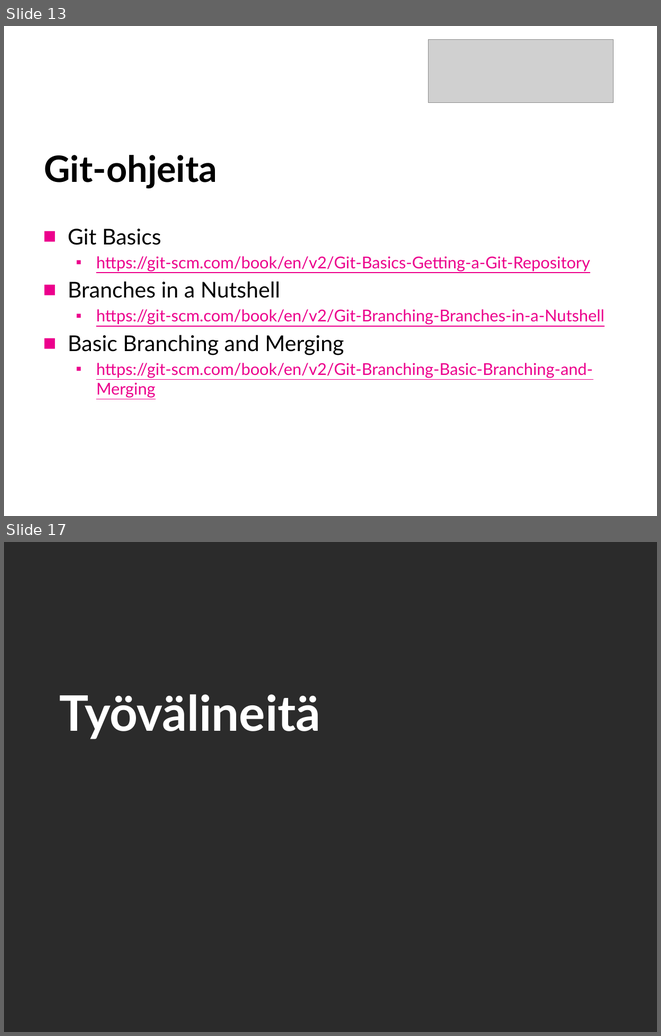
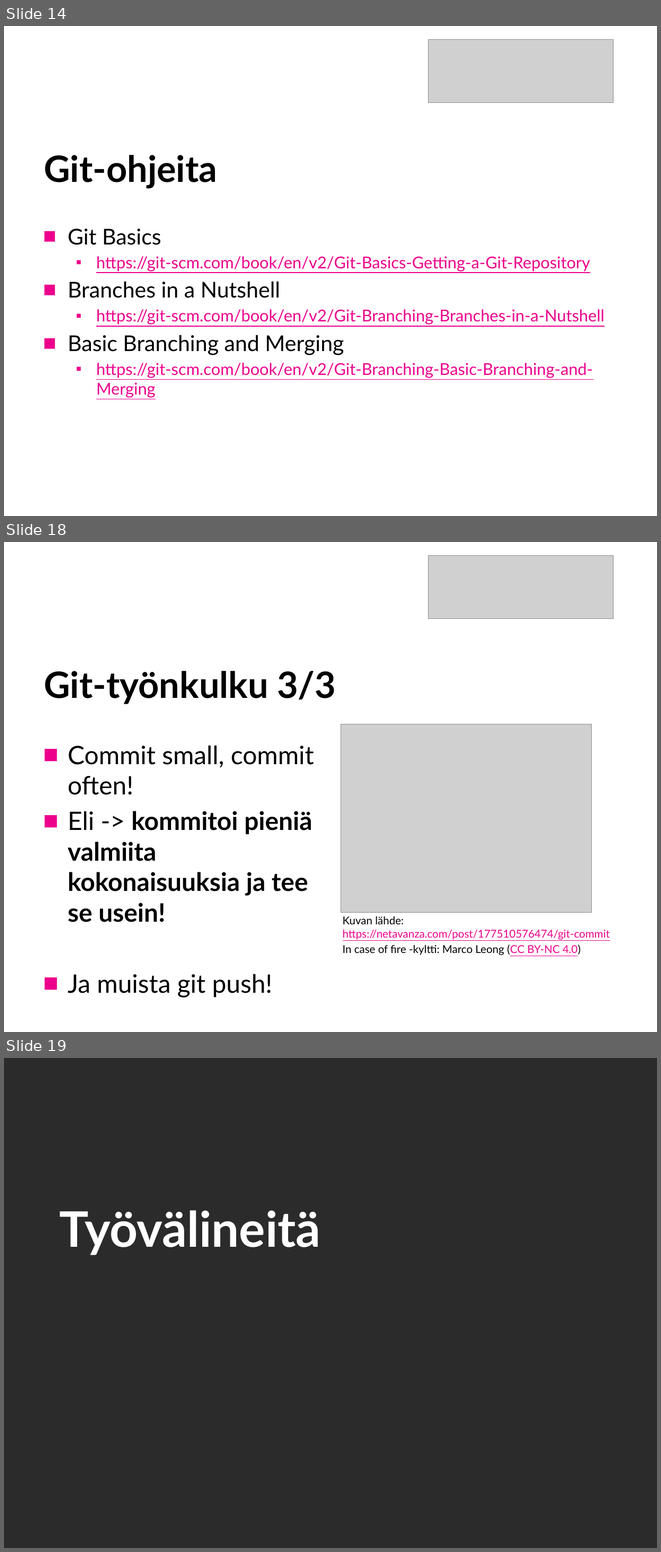
Before and after one commit to SavoniaUAS/versioncontrol, a slide deck: versionhallinta.pptx. Shown one above the other, each under a label of ours: slides 13 and 17 before the commit, slides 14, 18 and 19 after it; the slides between them are not shown. The pictures are 661x1036 and 661x1552 pixels, drawn with LibreOffice and Linux fonts; fonts in the diff are those of the drawing; grey boxes stand for pictures; background and template pictures are left out; a plain dark background stands for a picture behind light text. Boxes give left, top, right and bottom in pixels: in the first picture for what was removed or moved away, otherwise in the second. Text is boxed around its words. In the diff, an @@ line names an element or a change of style, - is before the commit and + after.

```diff
--- a/versionhallinta.pptx
+++ b/versionhallinta.pptx
@@ slide 18 added at <box>4,542,657,1032</box>, background picture (left out) @@
@@ picture added at <box>429,556,613,618</box> @@
@@ title added at <box>44,671,336,704</box>, 40 pt, text #000000, bold @@
+Git-työnkulku 3/3
@@ picture added at <box>341,724,592,912</box> @@
@@ text added at <box>68,745,314,997</box>, 28 pt, text #000000, bold @@
+■ Commit small, commit often!
+■ Eli -> kommitoi pieniä valmiita kokonaisuuksia ja tee se usein!
+■ Ja muista git push!
@@ text added at <box>343,916,610,955</box>, 12 pt, text #EC008C, underline @@
+Kuvan lähde: https://netavanza.com/post/177510576474/git-commit
+In case of fire -kyltti: Marco Leong (CC BY-NC 4.0)
@@ what was slide 13 is now slide 14 @@
@@ what was slide 17 is now slide 19 @@
```
Also in this commit, not shown: 8 slides changed, 1 other slide added, 1 other file.
